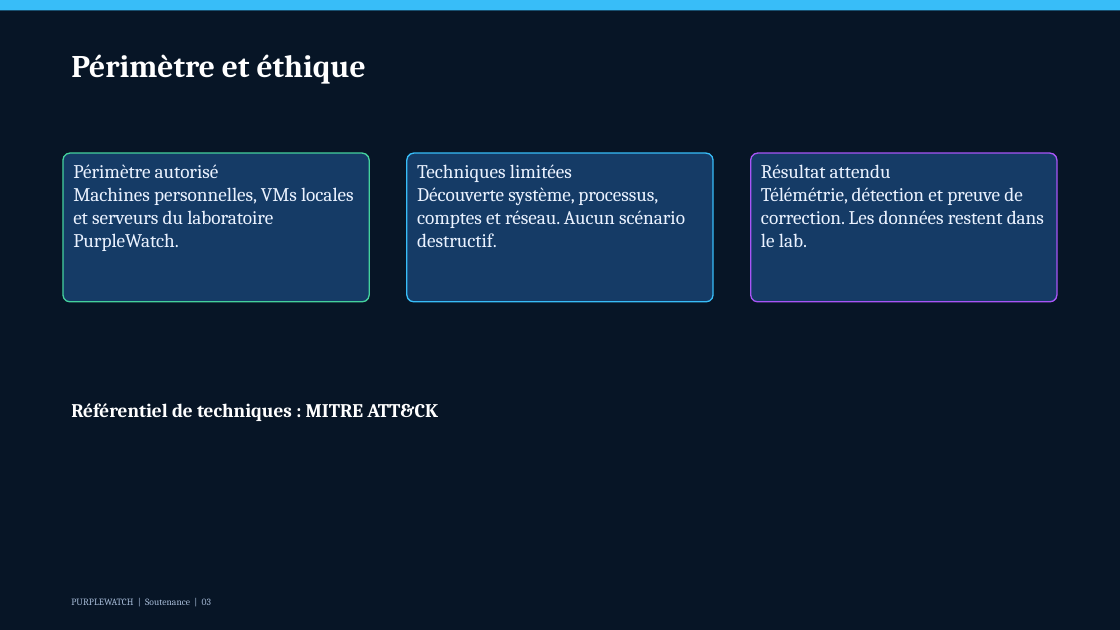
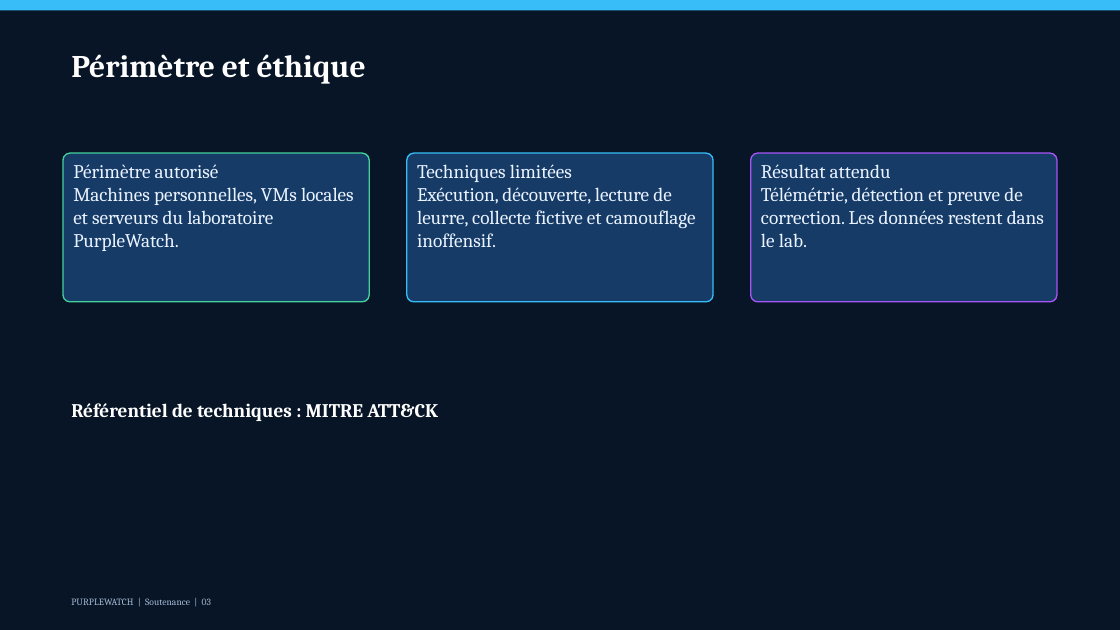
Before and after one commit to kanga-prog/PurpleWatch, a slide deck: slide 3 of presentation/purplewatch-soutenance-20min.pptx. Drawn at 1120x630 pixels with LibreOffice and Linux fonts; fonts in the diff are those of the drawing. Boxes give left, top, right and bottom in pixels: in the first picture for what was removed or moved away, otherwise in the second. Text is boxed around its words. In the diff, an @@ line names an element or a change of style, - is before the commit and + after.

```diff
--- a/presentation/purplewatch-soutenance-20min.pptx
+++ b/presentation/purplewatch-soutenance-20min.pptx
@@ text in rounded rectangle at (417,164,696,247): text changed @@
-Techniques limitées
-Découverte système, processus, comptes et réseau. Aucun scénario destructif.
+Techniques limitées
+Exécution, découverte, lecture de leurre, collecte fictive et camouflage inoffensif.
```
Also in this commit, not shown: 3 other slides changed.
